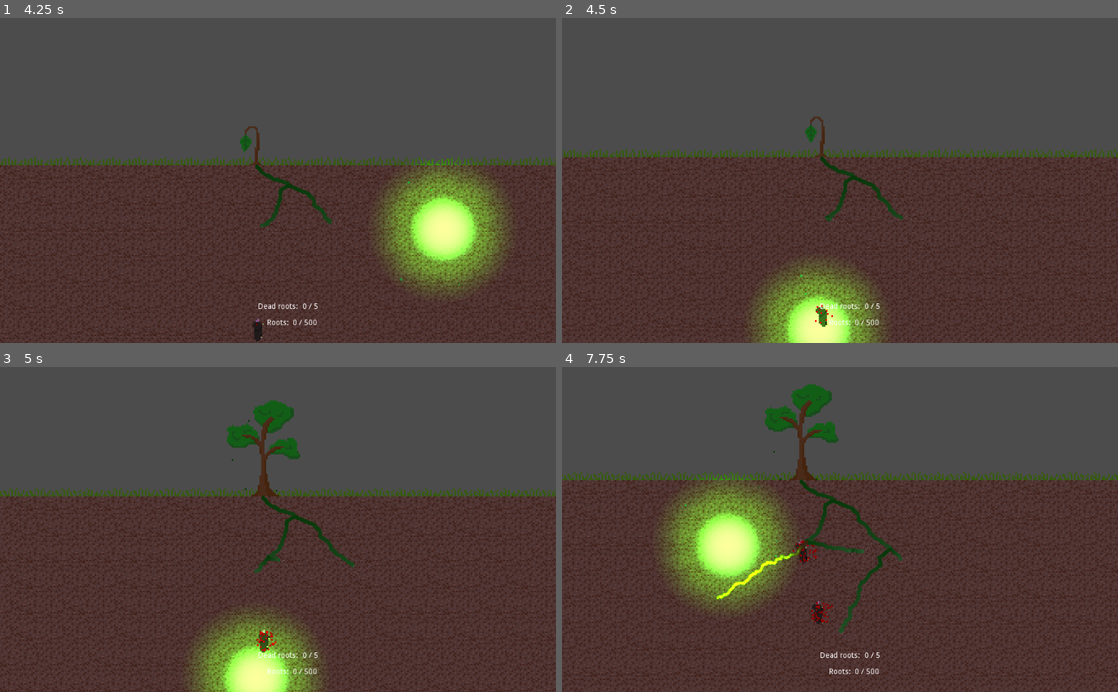
Above: before the commit, frames 1-4 (two rows, left to right).
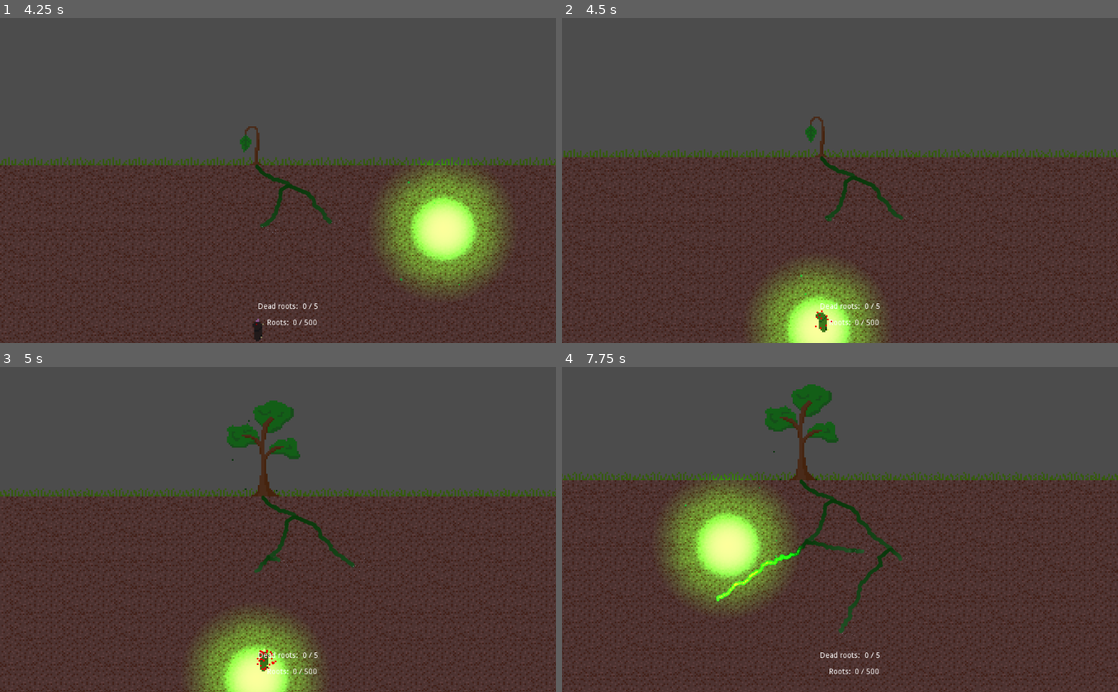
Above: after the commit, the same moments.

Repository: TaneliR/fgj2023
Game: Godot game, scene res://Scenes/TanelinScene.tscn
Two runs of this game, one before a commit and one after it. Both use one fixed random seed, a clock stepped at 60 frames per second and the inputs below.
Inputs (mouse positions are in pixels of both pictures, inside the frame that each line leads up to):
- Up to frame 1 (4.25 s): move the mouse to (400, 164) at 0.52 s; press the mouse at (400, 164) at 0.53 s; hold Up (ui_up) 0.53-1.28 s; move the mouse to (166, 196) at 1.27 s; release the mouse at (166, 196) at 1.28 s; hold Down (ui_down) 1.28-2.03 s; click (166, 196) at 1.35 s; move the mouse to (333, 109) at 2.02 s; press the mouse at (333, 109) at 2.03 s; hold Up (ui_up) 2.03-3.53 s; move the mouse to (250, 245) at 2.77 s; release the mouse at (250, 245) at 2.78 s; click (250, 245) at 2.85 s; move the mouse to (444, 229) at 3.52 s; press the mouse at (444, 229) at 3.53 s; hold Down (ui_down) from 3.53 s (still down)
- Up to frame 2 (4.5 s): keep holding Down (ui_down); move the mouse to (817, 330) at 4.27 s; release the mouse at (817, 330) at 4.28 s; click (817, 330) at 4.35 s
- Up to frame 3 (5 s): keep holding Down (ui_down)
- Up to frame 4 (7.75 s): move the mouse to (867, 529) at 5.02 s; press the mouse at (867, 529) at 5.03 s; move the mouse to (812, 672) at 5.77 s; release Down (ui_down) at 5.78 s; release the mouse at (812, 672) at 5.78 s; hold Up (ui_up) from 5.78 s (still down); click (812, 672) at 5.85 s; move the mouse to (962, 513) at 6.52 s; press the mouse at (962, 513) at 6.53 s; move the mouse to (728, 545) at 7.27 s; release the mouse at (728, 545) at 7.28 s; click (728, 545) at 7.35 s

Frame 1 is identical in both runs. In frame 2, 0.1% of the frame differs, in the area x 45-49%, y 88-97%; in frame 3, 0.2%; in frame 4, 0.5%, in the area x 27-56%, y 53-80%.

Commit message:
spawner and mole stuff

Diff:
--- a/Roots/Scenes/MoleSpawner.tscn
+++ b/Roots/Scenes/MoleSpawner.tscn
@@ -4,11 +4,10 @@
 
 [node name="MoleSpawner" type="Node2D"]
 script = ExtResource( 1 )
+y_descent = 0
 
 [node name="L_Spawner" type="Node2D" parent="."]
-position = Vector2( -500, 0 )
+position = Vector2( -250, 0 )
 
 [node name="R_Spawner" type="Node2D" parent="."]
-position = Vector2( 1500, 0 )
-
-[node name="Timer" type="Timer" parent="."]
+position = Vector2( 1250, 0 )
--- a/Roots/Scripts/MoleSpawnerScript.gd
+++ b/Roots/Scripts/MoleSpawnerScript.gd
@@ -11,7 +11,7 @@
 
 
 
-var upright_position = Vector2(0, 1000) #1000 on ylin mahd. positio
+var upright_position = Vector2(0, 500) #1000 on ylin mahd. positio
 var downright_position = Vector2(0, y_descent)
 var going_down = true
 
@@ -28,14 +28,14 @@
 	timer2.connect("timeout", self, "_on_timer2_timeout")
 	add_child(timer1)
 	add_child(timer2)
-	timer1.start(5)
+	timer1.start(2)
 
 func _on_timer1_timeout():
-	timer2.start(2)
+	timer2.start(1)
 
 func _on_timer2_timeout():
 	randomize_and_spawn()
-	timer2.start(2)
+	timer2.start(1)
 
 func _process(delta):
 	if going_down:
--- a/Roots/Scripts/mole.gd
+++ b/Roots/Scripts/mole.gd
@@ -1,8 +1,9 @@
 extends KinematicBody2D
 
 export (int) var speed = 50
-var hits = 120
+var hits = 60
 
+onready var timer = Timer.new()
 onready var target = position
 onready var rng = RandomNumberGenerator.new()
 var velocity = Vector2()
@@ -17,6 +18,11 @@
 		get_node("AnimatedSprite").set_flip_v(true)
 	else:
 		get_node("AnimatedSprite").set_flip_v(false)
+	timer.connect("timeout", self, "_on_timer_timeout")
+	add_child(timer)
+
+func _on_timer_timeout():
+	speed = 50
 
 func get_target():
 	var targets = get_tree().get_nodes_in_group("roots")
@@ -27,8 +33,10 @@
 	return target
 
 func take_damage():
+	speed = 0
 	get_node("CPUParticles2D").emitting = true
 	hits -= 1
+	timer.start(2)
 	if hits < 1:
 		queue_free()
 
